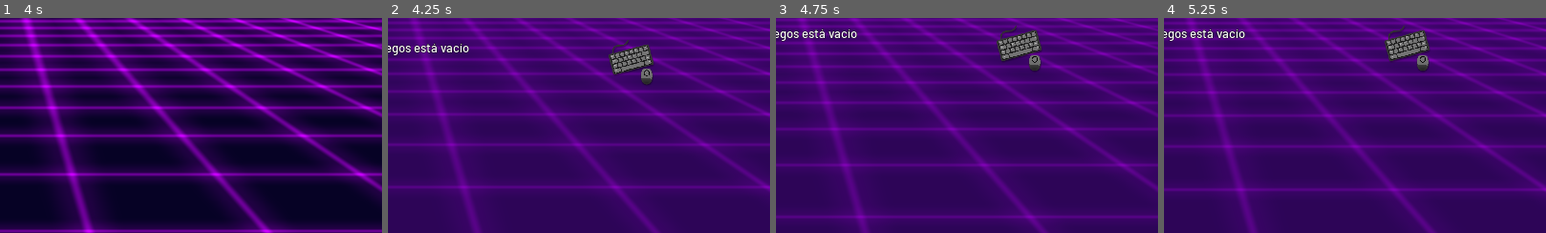
Above: before the commit, frames 1-4 (left to right).
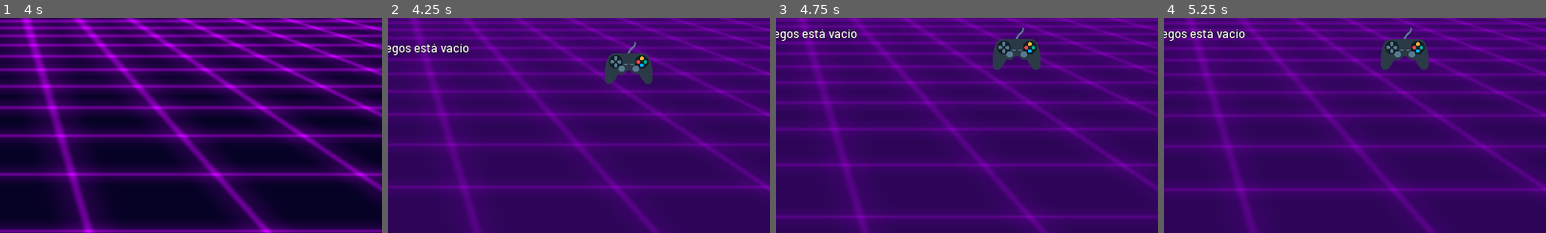
Above: after the commit, the same moments.

Repository: PlayJamDevs/Play-Jam-Launcher-2
Game: Godot game, scene res://scenes/Main.tscn
Same seed, same stepped clock (60 frames per second), same inputs: the game is played once before the commit and once after it. The engine's default icon, where the game draws it, is replaced by a stand-in: a white triangle on a blue panel in a dark square.
Inputs (mouse positions are % of the whole screen's width and height, from its top left):
- Up to frame 1 (4 s): tap Enter (ui_accept) at 0.5, 0.77, 1.52, 3.02, 3.77 s; hold Right (ui_right) 0.53-1.28 s; click (50, 50) at 0.67 s; move the mouse to (30, 55) at 1.27 s; hold Down (ui_down) 1.28-2.03 s; click (30, 55) at 1.42 s; move the mouse to (92, 9) at 2.02 s; hold Right (ui_right) 2.03-2.78 s; click (92, 9) at 2.17 s; move the mouse to (45, 70) at 2.77 s; hold Up (ui_up) 2.78-3.53 s; click (45, 70) at 2.92 s; move the mouse to (80, 65) at 3.52 s; hold Left (ui_left) from 3.53 s (still down); click (80, 65) at 3.67 s
- Up to frame 2 (4.25 s): keep holding Left (ui_left)
- Up to frame 3 (4.75 s): keep holding Left (ui_left); move the mouse to (60, 32) at 4.27 s; click (60, 32) at 4.42 s; tap Enter (ui_accept) at 4.52 s
- Up to frame 4 (5.25 s): move the mouse to (55, 50) at 5.02 s; release Left (ui_left) at 5.03 s; hold Down (ui_down) from 5.03 s (still down); click (55, 50) at 5.17 s
The pictures show only the part of the screen within x 50-100%, y 10-60%; the shares and areas given below are measured in that part.

Frame 1 is identical in both runs. In frame 2, 1.6% of the frame differs, in the area x 56-70%, y 10-32%; in frame 3, 1.6%; in frame 4, 1.6%, in the area x 56-70%, y 3-25%.

Commit message:
textura de input + tooltip

Diff:
--- a/assets/res/global_theme_v2.tres
+++ b/assets/res/global_theme_v2.tres
@@ -1,6 +1,7 @@
 [gd_resource type="Theme" load_steps=14 format=2]
 
 [ext_resource path="res://assets/res/fonts/font_default.tres" type="DynamicFont" id=1]
+[ext_resource path="res://assets/res/panel_styleboxtexture.tres" type="StyleBox" id=2]
 [ext_resource path="res://assets/ui-theme.png" type="Texture" id=3]
 
 [sub_resource type="StyleBoxTexture" id=8]
@@ -62,18 +63,6 @@
 expand_margin_right = 3.0
 expand_margin_top = 3.0
 
-[sub_resource type="StyleBoxTexture" id=1]
-content_margin_left = 10.0
-content_margin_right = 10.0
-content_margin_top = 10.0
-content_margin_bottom = 10.0
-texture = ExtResource( 3 )
-region_rect = Rect2( 22, 34, 125, 125 )
-margin_left = 27.0
-margin_right = 19.3282
-margin_top = 24.047
-margin_bottom = 21.0
-
 [sub_resource type="AtlasTexture" id=3]
 atlas = ExtResource( 3 )
 region = Rect2( 21, 166, 16, 16 )
@@ -127,6 +116,7 @@
 Label/constants/shadow_offset_y = 1
 Label/fonts/font = ExtResource( 1 )
 Label/styles/normal = null
-Panel/styles/panel = SubResource( 1 )
+Panel/styles/panel = ExtResource( 2 )
+TooltipPanel/styles/panel = ExtResource( 2 )
 WindowDialog/icons/close = SubResource( 3 )
 WindowDialog/styles/panel = SubResource( 2 )
--- /dev/null
+++ b/assets/res/panel_styleboxtexture.tres
@@ -0,0 +1,15 @@
+[gd_resource type="StyleBoxTexture" load_steps=2 format=2]
+
+[ext_resource path="res://assets/ui-theme.png" type="Texture" id=1]
+
+[resource]
+content_margin_left = 10.0
+content_margin_right = 10.0
+content_margin_top = 10.0
+content_margin_bottom = 10.0
+texture = ExtResource( 1 )
+region_rect = Rect2( 22, 34, 125, 125 )
+margin_left = 27.0
+margin_right = 19.3282
+margin_top = 24.047
+margin_bottom = 21.0
--- a/scenes/GameSelection/GameSelection.tscn
+++ b/scenes/GameSelection/GameSelection.tscn
@@ -10,7 +10,7 @@
 [ext_resource path="res://assets/fonts/Barlow-Medium.ttf" type="DynamicFontData" id=8]
 [ext_resource path="res://scenes/GameSelection/music_handler.gd" type="Script" id=9]
 [ext_resource path="res://scenes/GameSelection/link.gd" type="Script" id=10]
-[ext_resource path="res://assets/textures/input_method/mouse_keyboard.png" type="Texture" id=11]
+[ext_resource path="res://assets/textures/input_method/joystick.png" type="Texture" id=11]
 
 [sub_resource type="StyleBoxFlat" id=1]
 bg_color = Color( 0.435294, 0.258824, 0.662745, 0.588235 )
@@ -283,14 +283,14 @@
 margin_bottom = 182.0
 
 [node name="VBoxContainer" type="VBoxContainer" parent="VBoxContainer/HBoxContainer/game_info_display/VBoxContainer/HBoxContainer/VBoxContainer/HBoxContainer2"]
-margin_right = 831.0
+margin_right = 824.0
 margin_bottom = 120.0
 size_flags_horizontal = 3
 size_flags_vertical = 3
 
 [node name="year" type="Label" parent="VBoxContainer/HBoxContainer/game_info_display/VBoxContainer/HBoxContainer/VBoxContainer/HBoxContainer2/VBoxContainer"]
 unique_name_in_owner = true
-margin_right = 831.0
+margin_right = 824.0
 margin_bottom = 58.0
 rect_min_size = Vector2( 0, 58 )
 custom_fonts/font = ExtResource( 4 )
@@ -300,18 +300,22 @@
 [node name="author" type="Label" parent="VBoxContainer/HBoxContainer/game_info_display/VBoxContainer/HBoxContainer/VBoxContainer/HBoxContainer2/VBoxContainer"]
 unique_name_in_owner = true
 margin_top = 62.0
-margin_right = 831.0
+margin_right = 824.0
 margin_bottom = 120.0
 rect_min_size = Vector2( 0, 58 )
 custom_fonts/font = ExtResource( 4 )
 text = "Autor:"
 clip_text = true
 
-[node name="TextureRect" type="TextureRect" parent="VBoxContainer/HBoxContainer/game_info_display/VBoxContainer/HBoxContainer/VBoxContainer/HBoxContainer2"]
-margin_left = 835.0
+[node name="input_method_texture" type="TextureRect" parent="VBoxContainer/HBoxContainer/game_info_display/VBoxContainer/HBoxContainer/VBoxContainer/HBoxContainer2"]
+unique_name_in_owner = true
+margin_left = 828.0
 margin_right = 956.0
 margin_bottom = 120.0
+rect_min_size = Vector2( 128, 0 )
 texture = ExtResource( 11 )
+expand = true
+stretch_mode = 5
 
 [node name="link" type="RichTextLabel" parent="VBoxContainer/HBoxContainer/game_info_display/VBoxContainer/HBoxContainer/VBoxContainer"]
 unique_name_in_owner = true
--- a/scenes/GameSelection/game_data.gd
+++ b/scenes/GameSelection/game_data.gd
@@ -8,7 +8,7 @@
 var author := ""
 var link := ""
 var description := ""
-var input_method := ""
+var input_method := "1"
 
 var cover : Texture setget,get_cover
 
--- a/scenes/GameSelection/game_info_display.gd
+++ b/scenes/GameSelection/game_info_display.gd
@@ -7,6 +7,8 @@
 onready var qr: TextureRect = $"%QR"
 onready var cover: TextureRect = $"%cover"
 onready var description: Label = $"%description"
+onready var input_method_texture: TextureRect = $"%input_method_texture"
+
 var executable_path := ""
 
 const MAX_QR_SIZE = 240
@@ -26,7 +28,9 @@
 	link.bbcode_text = "Link:[url]%s[/url]" % info.link
 	link.url = info.link
 	description.text = entry_text("Descripción", info.description)
-
+#	print_debug("input_method is: ", info.input_method)
+	input_method_texture.texture = InputMethod.get_texture(info.input_method)
+	input_method_texture.hint_tooltip = InputMethod.get_text(info.input_method)
 	cover.texture = info.cover
 	qr.texture = info.qr
 
--- a/scenes/GameSelection/input_method.gd
+++ b/scenes/GameSelection/input_method.gd
@@ -1,5 +1,11 @@
 extends Node
 class_name InputMethod
+
+static func get_texture(input_method: String):
+	return _texture[_resolve(input_method)]
+
+static func get_text(input_method: String):
+	return "Se juega con " + _text[_resolve(input_method)]
 
 enum {
 	JOYSTICK = 1,
@@ -9,29 +15,36 @@
 	SIZE
 }
 
-static func texture(input_method:int):
-	match input_method:
-		JOYSTICK: return preload("res://assets/textures/input_method/joystick.png")
-		MOUSE: return preload("res://assets/textures/input_method/mouse.png")
-		KEYBOARD: return preload("res://assets/textures/input_method/keyboard.png")
-		MOUSE_KEYBOARD: return preload("res://assets/textures/input_method/mouse_keyboard.png")
+const _texture = {
+		JOYSTICK: preload("res://assets/textures/input_method/joystick.png"),
+		MOUSE: preload("res://assets/textures/input_method/mouse.png"),
+		KEYBOARD: preload("res://assets/textures/input_method/keyboard.png"),
+		MOUSE_KEYBOARD: preload("res://assets/textures/input_method/mouse_keyboard.png"),
+}
 
-static func as_int(input_method:String):
+const _text = {
+		JOYSTICK: "Joystick",
+		MOUSE: "Mouse",
+		KEYBOARD: "Teclado",
+		MOUSE_KEYBOARD: "Mouse y Teclado",
+}
+
+static func _resolve(input_method:String):
 	var parsed_int = int(input_method)
-	if parsed_int > 0 and parsed_int < InputMethod.SIZE:
+	if parsed_int > 0 and parsed_int < SIZE:
 		return parsed_int
 
 	if input_method.findn("JOYSTICK") != -1:
-		return InputMethod.JOYSTICK
+		return JOYSTICK
 
 	var has_mouse = input_method.findn("MOUSE") != -1
 	var has_keyboard = input_method.findn("KEYBOARD") != -1 or input_method.findn("TECLADO") != -1
 
 	if has_mouse and has_keyboard:
-		return InputMethod.MOUSE_KEYBOARD
+		return MOUSE_KEYBOARD
 	if has_mouse:
-		return InputMethod.MOUSE
+		return MOUSE
 	if has_keyboard:
-		return InputMethod.KEYBOARD
+		return KEYBOARD
 
-	return InputMethod.JOYSTICK
+	return JOYSTICK
